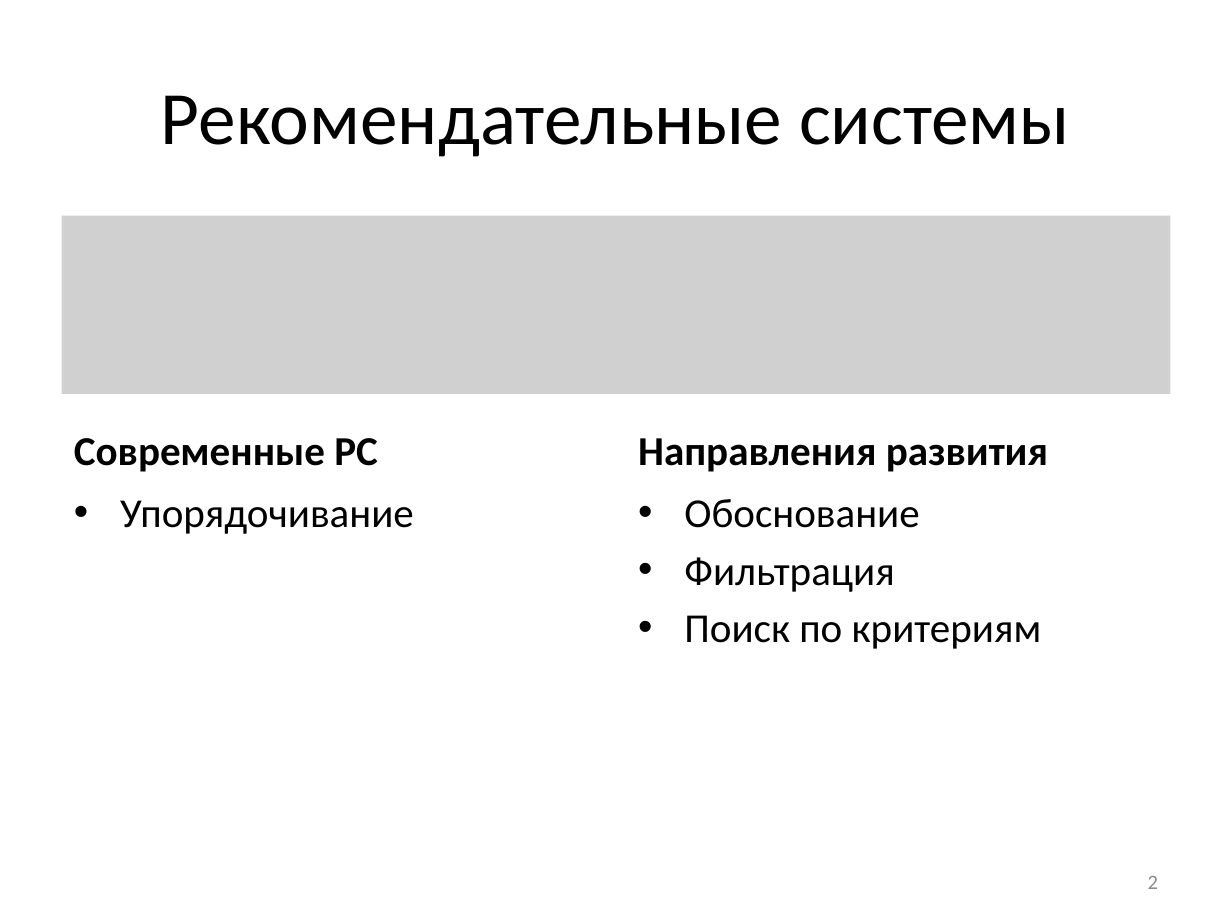
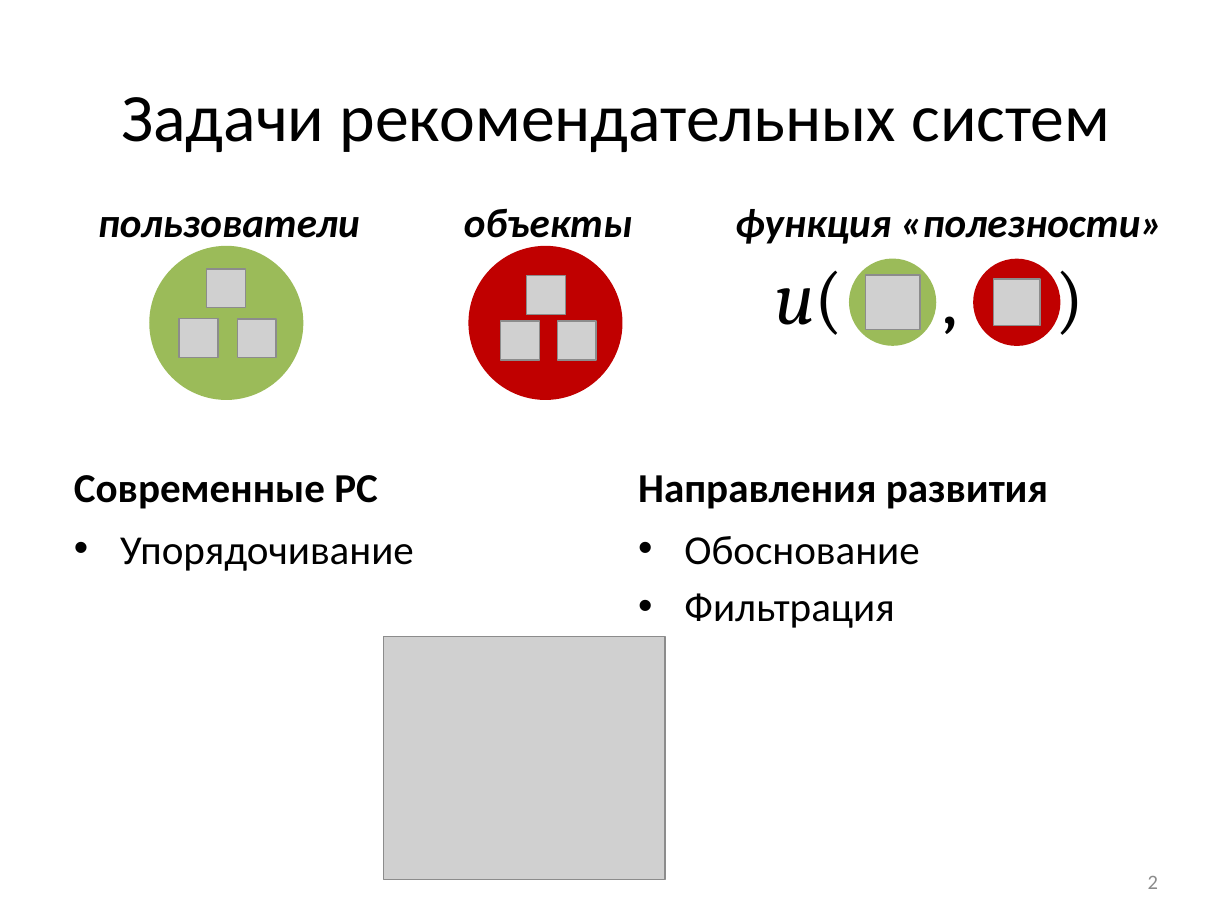
Before and after one commit to Otann/diploma, a slide deck: slide 2 of slides.pptx. Drawn at 1232x924 pixels with LibreOffice and Linux fonts; fonts in the diff are those of the drawing; grey boxes stand for pictures. Boxes give left, top, right and bottom in pixels: in the first picture for what was removed or moved away, otherwise in the second. Text is boxed around its words. In the diff, an @@ line names an element or a change of style, - is before the commit and + after.

```diff
--- a/slides.pptx
+++ b/slides.pptx
@@ title at box(121, 97, 1111, 152): text changed; size 44 to 39.6 pt @@
-Рекомендательные системы
+Задачи рекомендательных систем
@@ group added at box(464, 208, 633, 400): 3 pictures, 1 ellipse, 1 text @@
+объекты
@@ group added at box(735, 209, 1163, 346): 2 texts, 2 ellipses, 2 pictures @@
+u( , )
+функция «полезности»
@@ picture removed at box(62, 216, 1170, 394) @@
@@ group added at box(98, 216, 360, 400): 3 pictures, 1 ellipse, 1 text @@
+пользователи
@@ text "Современные РС": place and size @@
-text "Современные РС" at box(74, 438, 378, 472)
+text "Современные РС" at box(74, 475, 378, 509)
@@ text "Направления развития": place and size @@
-text "Направления развития" at box(638, 438, 1048, 472)
+text "Направления развития" at box(638, 475, 1048, 509)
@@ text "Упорядочивание": place and size @@
-text "Упорядочивание" at box(120, 500, 414, 534)
+text "Упорядочивание" at box(120, 537, 414, 571)
@@ text "Обоснование": place and size @@
-text "Обоснование" at box(684, 499, 1042, 649)
+text "Обоснование" at box(684, 536, 919, 628)
@@ text at box(684, 615, 1042, 649): paragraph removed @@
-• Поиск по критериям
@@ picture added at box(383, 637, 665, 880) @@
```
Also in this commit, not shown: 8 other slides changed, 6 slides added, 6 slides removed, 4 other files.
